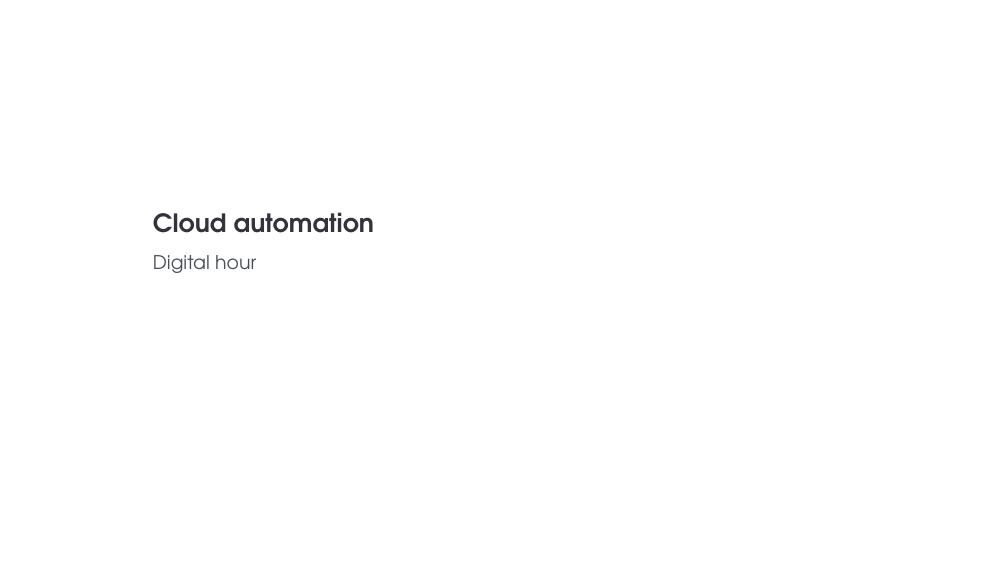
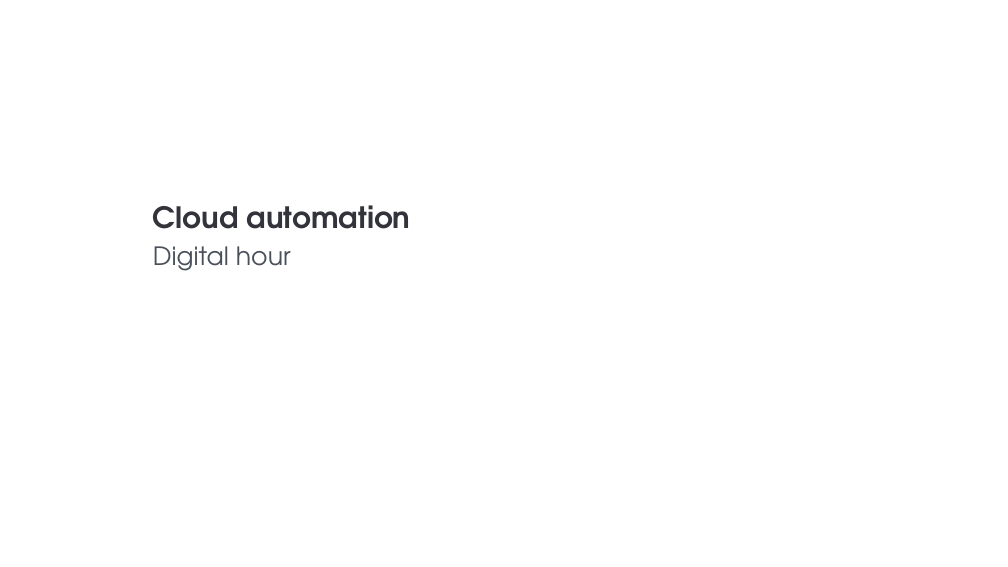
Before and after one commit to dto-btn/reading-material, a slide deck: slide 1 of presentations/digital-hour-cloud-automation.pptx. Drawn at 1008x567 pixels with LibreOffice and Linux fonts; fonts in the diff are those of the drawing; background and template pictures are left out. Boxes give left, top, right and bottom in pixels: in the first picture for what was removed or moved away, otherwise in the second. Text is boxed around its words. In the diff, an @@ line names an element or a change of style, - is before the commit and + after.

```diff
--- a/presentations/digital-hour-cloud-automation.pptx
+++ b/presentations/digital-hour-cloud-automation.pptx
@@ title "Cloud automation" at (153,205,411,229): size 24 to 28 pt @@
@@ subtitle "Digital hour" at (153,246,291,271): size 18 to 24 pt @@
```
Also in this commit, not shown: 9 other slides changed, 1 other file.
